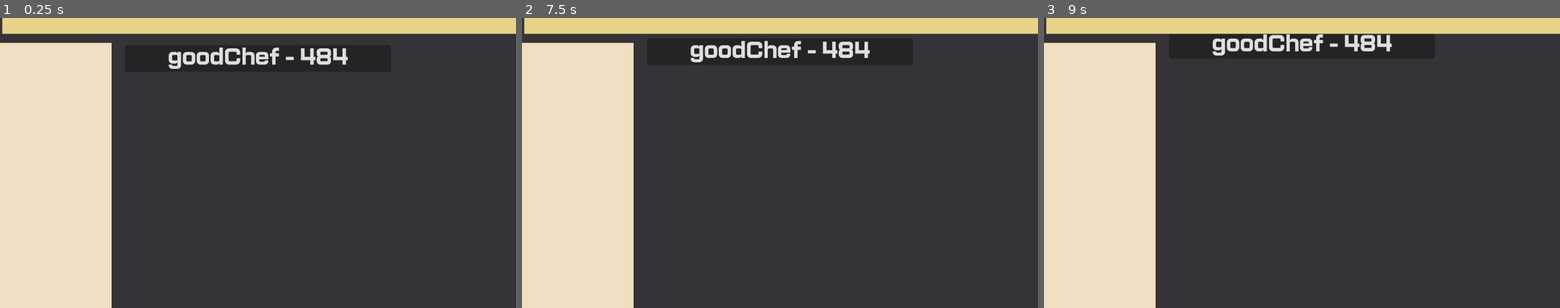
Above: before the commit, frames 1-3 (left to right).
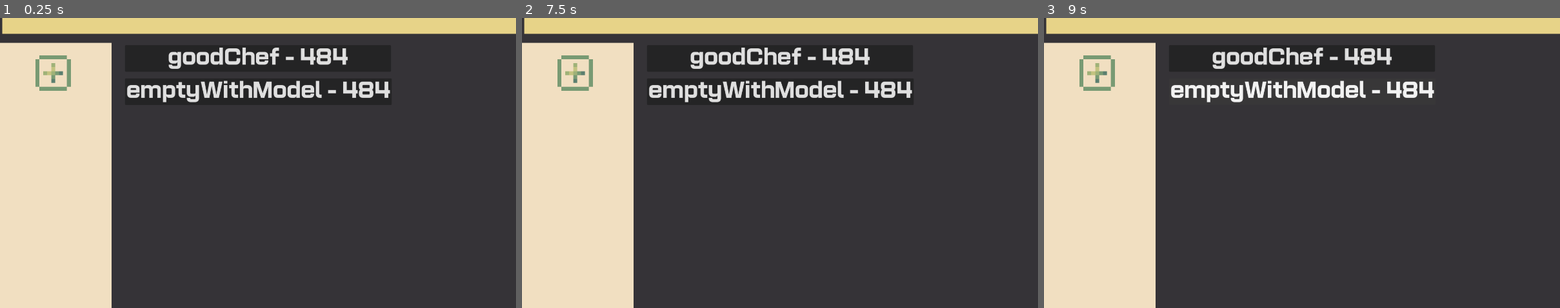
Above: after the commit, the same moments.

Repository: ToadSaidHi/Thwomp-Sprite-Editor
Game: Godot game, scene res://Editor/Editor.tscn
The game is run twice, just before and just after one commit, with the same random seed, the same clock (stepped at 60 frames per second) and the same inputs. The project has no main scene, so this scene is started directly.
Inputs (mouse positions are in pixels of both pictures, inside the frame that each line leads up to):
- Up to frame 1 (0.25 s): no input
- Up to frame 2 (7.5 s): click "goodChef - 484" at 0.5 s; click "goodChef - 484" (after the commit: "emptyWithModel - 484") at 1.25 s; click (573, 73) at 2.02 s; click "goodChef - 484" at 2.75 s; click "goodChef - 484" (after the commit: "emptyWithModel - 484") at 3.5 s; click (573, 73) at 4.27 s; click "goodChef - 484" at 5 s; click "goodChef - 484" (after the commit: "emptyWithModel - 484") at 5.75 s; click (573, 73) at 6.52 s; tap Enter at 7.25 s; move the mouse to (893, 148) at 7.27 s; tap Mouse wheel down (Scroll Down) at 7.35 s
- Up to frame 3 (9 s): tap Mouse wheel up (scroll up) at 7.55, 8.1 s; tap Space at 8 s; move the mouse to (1198, 177) at 8.02 s; tap Mouse wheel down (Scroll Down) at 8.3, 8.85 s; tap Enter at 8.75 s; move the mouse to (1353, 99) at 8.77 s

The runs differ from the first frame. In frame 1, 2.0% of the frame differs, in the area x 6-76%, y 12-30%; in frame 2, 3.4%; in frame 3, 4.0%, in the area x 6-76%, y 5-30%.
Error in both runs: Attempt to call function 'store_string' in base 'null instance' on a null instance. (res://Build.gd:109)

Commit message:
Added new Blocks, Template

Diff:
--- a/Build.gd
+++ b/Build.gd
@@ -5,7 +5,7 @@
 	for sp in Globals.allSprites:
 		Globals.currentBuildingSprite = sp
 		var cpp = headers + "\n\n";
-		cpp += "const char* ModelLoaderConst [] = { \"<ARCNAME>\", NULL };\n\n".replace("<ARCNAME>", sp.arcData.arcFile)
+		cpp += "const char* ModelLoaderConst<NAME> [] = { \"<ARCNAME>\", NULL };\n\n".replace("<ARCNAME>", sp.arcData.arcFile).replace("<NAME>", sp.Name)
 		cpp += "class " + sp.Name + " : public dEn_c {\npublic:\n\n"
 		cpp += "\tint onCreate();\n\tint onExecute();\n\tint onDelete();\n\tint onDraw();\n\n"
 		for v in sp.globalVars:
@@ -35,7 +35,7 @@
 
 		cpp += "const SpriteData <NAME>SpriteData = \n{ ProfileId::<NAME>, 0, 0, 0, 0, 0x100, 0x100, 0, 0, 0, 0, 0 };\n\n".replace("<NAME>", sp.Name)
 
-		cpp += "Profile <NAME>Profile(&<NAME>::build, SpriteId::<NAME>, &<NAME>SpriteData, ProfileId::<NAME>, ProfileId::<NAME>, \"<NAME>\", ModelLoaderConst);\n\n".replace("<NAME>", sp.Name)
+		cpp += "Profile <NAME>Profile(&<NAME>::build, SpriteId::<NAME>, &<NAME>SpriteData, ProfileId::<NAME>, ProfileId::<NAME>, \"<NAME>\", ModelLoaderConst<NAME>);\n\n".replace("<NAME>", sp.Name)
 
 		for f in sp.Functs:
 			cpp += buildFunction(sp, f)
--- a/Editor/Editor.tscn
+++ b/Editor/Editor.tscn
@@ -3,11 +3,13 @@
 [ext_resource type="Script" uid="uid://ddewx2bkyj58r" path="res://Editor/editor.gd" id="1_rh0xm"]
 [ext_resource type="Script" uid="uid://r5du4vthdi1o" path="res://Objects/Classes/Sprite.gd" id="2_ue5br"]
 [ext_resource type="Resource" uid="uid://3pvit34qe3w5" path="res://Objects/Sprites/GoodChefSprite.tres" id="3_uuq6v"]
+[ext_resource type="Resource" uid="uid://rybkup1beo2x" path="res://Objects/Sprites/Templates/Blank - Model.tres" id="4_lsqqn"]
 [ext_resource type="PackedScene" uid="uid://bse0p2swux856" path="res://Editor/SpriteTile.tscn" id="4_uuq6v"]
+[ext_resource type="Texture2D" uid="uid://6w22guu4yi1v" path="res://Assets/png/Plus Sign.png" id="5_q4kyq"]
 
 [node name="Editor" type="Node2D" unique_id=1944090959]
 script = ExtResource("1_rh0xm")
-testSpriteArray = Array[ExtResource("2_ue5br")]([ExtResource("3_uuq6v")])
+testSpriteArray = Array[ExtResource("2_ue5br")]([ExtResource("3_uuq6v"), ExtResource("4_lsqqn")])
 
 [node name="ColorRect" type="ColorRect" parent="." unique_id=1063770791]
 offset_left = -586.0
@@ -23,6 +25,16 @@
 [node name="SpriteTile" parent="SpriteTiles" unique_id=1911849603 instance=ExtResource("4_uuq6v")]
 visible = false
 
+[node name="TextureButton" type="TextureButton" parent="." unique_id=1901895127]
+texture_filter = 1
+offset_left = -502.0
+offset_top = -243.0
+offset_right = -462.0
+offset_bottom = -203.0
+scale = Vector2(2, 2)
+texture_normal = ExtResource("5_q4kyq")
+stretch_mode = 0
+
 [node name="Toolbar" type="ColorRect" parent="." unique_id=2096452552]
 offset_left = -577.0
 offset_top = -351.0
--- a/Editor/SpriteTile.tscn
+++ b/Editor/SpriteTile.tscn
@@ -13,3 +13,5 @@
 theme = ExtResource("2_swvny")
 theme_override_font_sizes/font_size = 65
 text = "Sprite Name"
+
+[connection signal="button_up" from="Button" to="." method="_on_button_button_up"]
--- a/Editor/editor.gd
+++ b/Editor/editor.gd
@@ -7,12 +7,18 @@
 	loadSpriteTiles()
 	Build.Build()
 
+var currentWindow = 0
 
 func _process(delta: float) -> void:
-	if Input.is_action_just_pressed("scroll up") and $SpriteTiles.position.y < -266:
+	if Input.is_action_just_pressed("scroll up") and $SpriteTiles.position.y < -266 and currentWindow == 0:
 		$SpriteTiles.position.y += 15
-	elif Input.is_action_just_pressed("Scroll Down") :
+	elif Input.is_action_just_pressed("Scroll Down") and currentWindow == 0:
 		$SpriteTiles.position.y -= 15
+
+	if(Globals.setSelectedSprite != null):
+		var sp : CustomSprite = Globals.setSelectedSprite
+		Globals.setSelectedSprite = null
+		currentWindow = 1
 
 func loadSpriteTiles():
 	var st = $SpriteTiles
--- a/Editor/sprite_tile.gd
+++ b/Editor/sprite_tile.gd
@@ -7,3 +7,7 @@
 
 func setup():
 	$Button.text = CS.Name + " - " + str(CS.Order + 484)
+
+
+func _on_button_button_up() -> void:
+	Globals.setSelectedSprite = CS
--- a/Globals.gd
+++ b/Globals.gd
@@ -7,6 +7,9 @@
 
 #Only to be used during Build()
 var currentBuildingSprite : CustomSprite
+
+#MainEditor
+var setSelectedSprite : CustomSprite
 
 
 #Lego Table Nodes
--- /dev/null
+++ b/Objects/Block Types/State.tres
@@ -0,0 +1,9 @@
+[gd_resource type="Resource" script_class="BlockType" format=3 uid="uid://djsc5oskdheg6"]
+
+[ext_resource type="Script" uid="uid://b30t1q3f3e4cu" path="res://Objects/Classes/blockType.gd" id="1_gp3no"]
+
+[resource]
+script = ExtResource("1_gp3no")
+Name = "State"
+color = Color(0.7647059, 0.7647059, 0.5019608, 1)
+metadata/_custom_type_script = "uid://b30t1q3f3e4cu"
--- a/Objects/Blocks/Basic/Custom.tres
+++ b/Objects/Blocks/Basic/Custom.tres
@@ -1,11 +1,16 @@
-[gd_resource type="Resource" script_class="Block" format=3 uid="uid://bdee4bc25288w"]
+[gd_resource type="Resource" script_class="HoleBlock" format=3 uid="uid://bdee4bc25288w"]
 
-[ext_resource type="Script" uid="uid://bs1q4d40o5kko" path="res://Objects/Classes/block.gd" id="1_2gnyi"]
+[ext_resource type="Script" uid="uid://b30t1q3f3e4cu" path="res://Objects/Classes/blockType.gd" id="1_0tn6m"]
 [ext_resource type="Resource" uid="uid://dp77mtw8byt4w" path="res://Objects/Block Types/Other.tres" id="1_khm81"]
+[ext_resource type="Resource" uid="uid://x8h57mullpp6" path="res://Objects/Block Types/Text.tres" id="2_4iy22"]
+[ext_resource type="Script" uid="uid://whbkuqa2t0pt" path="res://Objects/Classes/subBlock.gd" id="3_spjpv"]
+[ext_resource type="Script" uid="uid://klncg8yl1kr0" path="res://Objects/Classes/holeBlock.gd" id="5_4qns0"]
 
 [resource]
-script = ExtResource("1_2gnyi")
-Title = "[TextBox]"
+script = ExtResource("5_4qns0")
+Title = "Custom Insert"
 Description = "Run a custom line of code"
 Type = ExtResource("1_khm81")
+codeInsert = "%0%"
+SubBlockInputs = Array[ExtResource("1_0tn6m")]([ExtResource("2_4iy22")])
 metadata/_custom_type_script = "uid://bs1q4d40o5kko"
--- a/Objects/Blocks/Basic/loadModel.tres
+++ b/Objects/Blocks/Basic/loadModel.tres
@@ -4,9 +4,12 @@
 [ext_resource type="Script" uid="uid://b30t1q3f3e4cu" path="res://Objects/Classes/blockType.gd" id="1_d5pcf"]
 [ext_resource type="Script" uid="uid://e7i0e2petq55" path="res://Objects/Classes/loadModel.gd" id="1_fsich"]
 [ext_resource type="Resource" uid="uid://b82d7negs1o5l" path="res://Objects/Block Types/ArcData.tres" id="2_0clwg"]
+[ext_resource type="Script" uid="uid://whbkuqa2t0pt" path="res://Objects/Classes/subBlock.gd" id="3_n01px"]
+[ext_resource type="Resource" uid="uid://cgcpvi2l542l5" path="res://Objects/Blocks/getFromSprite/getArcDatFromSprite.tres" id="4_o3lmn"]
 
 [resource]
 script = ExtResource("1_fsich")
+SubBlocks = Array[ExtResource("3_n01px")]([ExtResource("4_o3lmn")])
 Title = "Load Model"
 Description = "Loads Model from Sprite arc data"
 Type = ExtResource("1_0mj6a")
--- /dev/null
+++ b/Objects/Blocks/Basic/returnTrue.tres
@@ -0,0 +1,13 @@
+[gd_resource type="Resource" script_class="Block" format=3 uid="uid://b7voelx6wv3xw"]
+
+[ext_resource type="Script" uid="uid://b30t1q3f3e4cu" path="res://Objects/Classes/blockType.gd" id="1_xm348"]
+[ext_resource type="Resource" uid="uid://dp77mtw8byt4w" path="res://Objects/Block Types/Other.tres" id="2_w1lw2"]
+[ext_resource type="Script" uid="uid://bs1q4d40o5kko" path="res://Objects/Classes/block.gd" id="3_jgw2m"]
+
+[resource]
+script = ExtResource("3_jgw2m")
+Title = "return True"
+Description = "To be placed at the end of the to() methods"
+Type = ExtResource("2_w1lw2")
+codeInsert = "return true;"
+metadata/_custom_type_script = "uid://bs1q4d40o5kko"
--- /dev/null
+++ b/Objects/Blocks/Basic/scheduleModelForDraw.tres
@@ -0,0 +1,13 @@
+[gd_resource type="Resource" script_class="Block" format=3 uid="uid://c72yop3cvkhqs"]
+
+[ext_resource type="Script" uid="uid://b30t1q3f3e4cu" path="res://Objects/Classes/blockType.gd" id="1_50x5d"]
+[ext_resource type="Resource" uid="uid://b25nixh28b3vn" path="res://Objects/Block Types/AnimationAndModel.tres" id="2_13rxj"]
+[ext_resource type="Script" uid="uid://bs1q4d40o5kko" path="res://Objects/Classes/block.gd" id="2_x70pr"]
+
+[resource]
+script = ExtResource("2_x70pr")
+Title = "Draw Model"
+Description = "Draws the model onto the screen"
+Type = ExtResource("2_13rxj")
+codeInsert = "bodyModel.scheduleForDrawing();"
+metadata/_custom_type_script = "uid://bs1q4d40o5kko"
--- /dev/null
+++ b/Objects/Blocks/Model/Update Model Geometry.tres
@@ -0,0 +1,13 @@
+[gd_resource type="Resource" script_class="Block" format=3 uid="uid://dad25i14wnmh"]
+
+[ext_resource type="Script" uid="uid://b30t1q3f3e4cu" path="res://Objects/Classes/blockType.gd" id="1_04x1x"]
+[ext_resource type="Script" uid="uid://bs1q4d40o5kko" path="res://Objects/Classes/block.gd" id="2_n8qyi"]
+[ext_resource type="Resource" uid="uid://b25nixh28b3vn" path="res://Objects/Block Types/AnimationAndModel.tres" id="2_u3773"]
+
+[resource]
+script = ExtResource("2_n8qyi")
+Title = "Update Model Geometry"
+Description = "Updated model geometry, such as scale and position"
+Type = ExtResource("2_u3773")
+codeInsert = "updateModelMatrices();bodyModel._vf1C();"
+metadata/_custom_type_script = "uid://bs1q4d40o5kko"
--- /dev/null
+++ b/Objects/Blocks/States/doStateExecution.tres
@@ -0,0 +1,13 @@
+[gd_resource type="Resource" script_class="Block" format=3 uid="uid://dcpew6k7x3nco"]
+
+[ext_resource type="Script" uid="uid://b30t1q3f3e4cu" path="res://Objects/Classes/blockType.gd" id="1_t3yjv"]
+[ext_resource type="Resource" uid="uid://djsc5oskdheg6" path="res://Objects/Block Types/State.tres" id="2_asqjj"]
+[ext_resource type="Script" uid="uid://bs1q4d40o5kko" path="res://Objects/Classes/block.gd" id="2_sw0go"]
+
+[resource]
+script = ExtResource("2_sw0go")
+Title = "Execute States"
+Description = "Execute State functions"
+Type = ExtResource("2_asqjj")
+codeInsert = "acState.execute();"
+metadata/_custom_type_script = "uid://bs1q4d40o5kko"
--- a/Objects/Classes/StringSub.gd
+++ b/Objects/Classes/StringSub.gd
@@ -1,3 +1,6 @@
 class_name StringSubBlock extends subBlock
 
 @export var content : String
+
+func convertToCode():
+	return content
--- a/Objects/Classes/holeBlock.gd
+++ b/Objects/Classes/holeBlock.gd
@@ -4,9 +4,9 @@
 
 func convertToCode() -> String:
 	var l = codeInsert
-	l.replace("%0%", SubBlocks.get(0))
-	l.replace("%1%", SubBlocks.get(1))
-	l.replace("%2%", SubBlocks.get(2))
-	l.replace("%3%", SubBlocks.get(3))
-	l.replace("%4%", SubBlocks.get(4))
+	l.replace("%0%", SubBlocks.get(0).convertToCode())
+	l.replace("%1%", SubBlocks.get(1).convertToCode())
+	l.replace("%2%", SubBlocks.get(2).convertToCode())
+	l.replace("%3%", SubBlocks.get(3).convertToCode())
+	l.replace("%4%", SubBlocks.get(4).convertToCode())
 	return ""
--- /dev/null
+++ b/Objects/Sprites/Templates/Blank - Model.tres
@@ -0,0 +1,76 @@
+[gd_resource type="Resource" script_class="CustomSprite" format=3 uid="uid://rybkup1beo2x"]
+
+[ext_resource type="Script" uid="uid://dr8osbp47ncfq" path="res://Objects/Classes/Funct.gd" id="1_0hf1r"]
+[ext_resource type="Script" uid="uid://cfddph5fg4o1l" path="res://Objects/Classes/State.gd" id="2_aijlh"]
+[ext_resource type="Script" uid="uid://0lt8g8m4rrxc" path="res://Objects/Classes/variable.gd" id="3_0xjwh"]
+[ext_resource type="Script" uid="uid://bs1q4d40o5kko" path="res://Objects/Classes/block.gd" id="3_aijlh"]
+[ext_resource type="Script" uid="uid://r5du4vthdi1o" path="res://Objects/Classes/Sprite.gd" id="4_lwqfy"]
+[ext_resource type="Script" uid="uid://b30t1q3f3e4cu" path="res://Objects/Classes/blockType.gd" id="4_vnq7j"]
+[ext_resource type="Resource" uid="uid://b25nixh28b3vn" path="res://Objects/Block Types/AnimationAndModel.tres" id="5_63ijy"]
+[ext_resource type="Script" uid="uid://bruaurg26ga0b" path="res://Objects/Classes/spriteArcData.gd" id="7_vnq7j"]
+[ext_resource type="Resource" uid="uid://sobfqdki4x1h" path="res://Objects/Blocks/Basic/loadModel.tres" id="8_63ijy"]
+[ext_resource type="Resource" uid="uid://b7voelx6wv3xw" path="res://Objects/Blocks/Basic/returnTrue.tres" id="9_abma8"]
+[ext_resource type="Resource" uid="uid://c72yop3cvkhqs" path="res://Objects/Blocks/Basic/scheduleModelForDraw.tres" id="10_abma8"]
+[ext_resource type="Resource" uid="uid://dcpew6k7x3nco" path="res://Objects/Blocks/States/doStateExecution.tres" id="11_753rw"]
+[ext_resource type="Resource" uid="uid://dad25i14wnmh" path="res://Objects/Blocks/Model/Update Model Geometry.tres" id="12_4bq4a"]
+
+[sub_resource type="Resource" id="Resource_aijlh"]
+script = ExtResource("3_aijlh")
+Title = "updateModelMatrices"
+Type = ExtResource("5_63ijy")
+codeInsert = "matrix.translation(pos.x, pos.y, pos.z);matrix.applyRotationYXZ(&rot.x, &rot.y, &rot.z);bodyModel.setDrawMatrix(matrix);bodyModel.setScale(&scale);bodyModel.calcWorld(false);"
+metadata/_custom_type_script = "uid://bs1q4d40o5kko"
+
+[sub_resource type="Resource" id="Resource_vnq7j"]
+script = ExtResource("1_0hf1r")
+Name = "updateModelMatrices"
+lines = Array[ExtResource("3_aijlh")]([SubResource("Resource_aijlh")])
+returnType = "void"
+isDesignated = -1
+metadata/_custom_type_script = "uid://dr8osbp47ncfq"
+
+[sub_resource type="Resource" id="Resource_lwqfy"]
+script = ExtResource("7_vnq7j")
+arcFile = "Sprite"
+brres = "model.brres"
+mdl = "mesh"
+metadata/_custom_type_script = "uid://bruaurg26ga0b"
+
+[sub_resource type="Resource" id="Resource_63ijy"]
+script = ExtResource("1_0hf1r")
+Name = "onCreate"
+lines = Array[ExtResource("3_aijlh")]([ExtResource("8_63ijy"), ExtResource("9_abma8")])
+returnType = "int"
+metadata/_custom_type_script = "uid://dr8osbp47ncfq"
+
+[sub_resource type="Resource" id="Resource_04tk7"]
+script = ExtResource("1_0hf1r")
+Name = "onDelete"
+lines = Array[ExtResource("3_aijlh")]([ExtResource("9_abma8")])
+returnType = "int"
+metadata/_custom_type_script = "uid://dr8osbp47ncfq"
+
+[sub_resource type="Resource" id="Resource_ekmkt"]
+script = ExtResource("1_0hf1r")
+Name = "onDraw"
+lines = Array[ExtResource("3_aijlh")]([ExtResource("10_abma8"), ExtResource("9_abma8")])
+returnType = "int"
+metadata/_custom_type_script = "uid://dr8osbp47ncfq"
+
+[sub_resource type="Resource" id="Resource_xm348"]
+script = ExtResource("1_0hf1r")
+Name = "onExecute"
+lines = Array[ExtResource("3_aijlh")]([ExtResource("11_753rw"), ExtResource("12_4bq4a"), ExtResource("9_abma8")])
+returnType = "int"
+metadata/_custom_type_script = "uid://dr8osbp47ncfq"
+
+[resource]
+script = ExtResource("4_lwqfy")
+Name = "emptyWithModel"
+Functs = Array[ExtResource("1_0hf1r")]([SubResource("Resource_vnq7j")])
+arcData = SubResource("Resource_lwqfy")
+onCreate = SubResource("Resource_63ijy")
+onDraw = SubResource("Resource_ekmkt")
+onExecute = SubResource("Resource_xm348")
+onDelete = SubResource("Resource_04tk7")
+metadata/_custom_type_script = "uid://r5du4vthdi1o"
--- /dev/null
+++ b/SpriteManipulation.gd
@@ -0,0 +1,2 @@
+extends Node
+@export var templates : Array[CustomSprite]
--- a/project.godot
+++ b/project.godot
@@ -18,6 +18,7 @@
 
 Globals="*uid://brhbeucd0unfl"
 Build="*uid://ck7wkdk3gr8vx"
+SM="*uid://cuc45vnt8ijvi"
 
 [display]
 
Binary file added: Assets/png/Plus Sign.png
Not shown, added: Assets/png/Plus Sign.png.import
Not shown, added: SpriteManipulation.gd.uid
